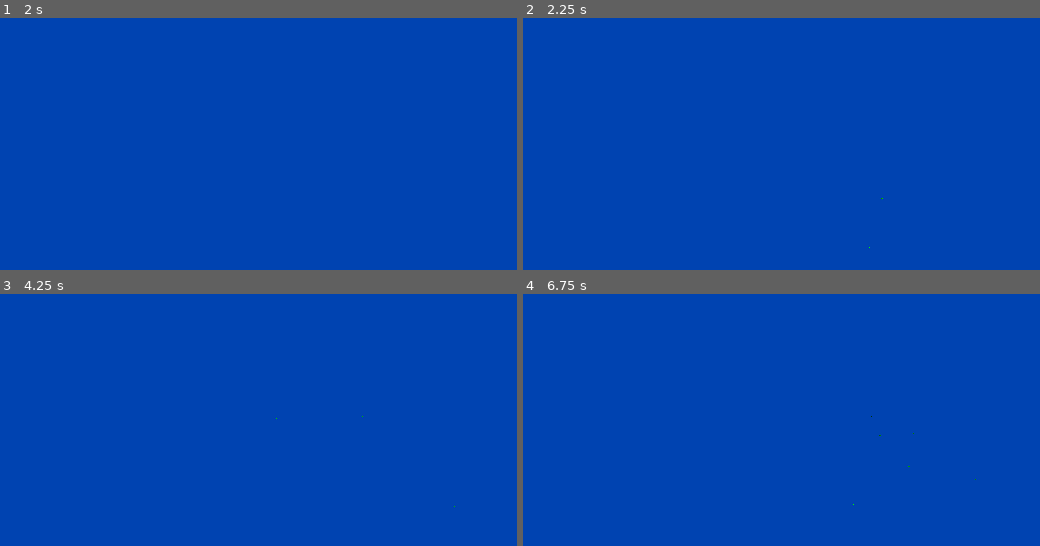
Above: before the commit, frames 1-4 (two rows, left to right).
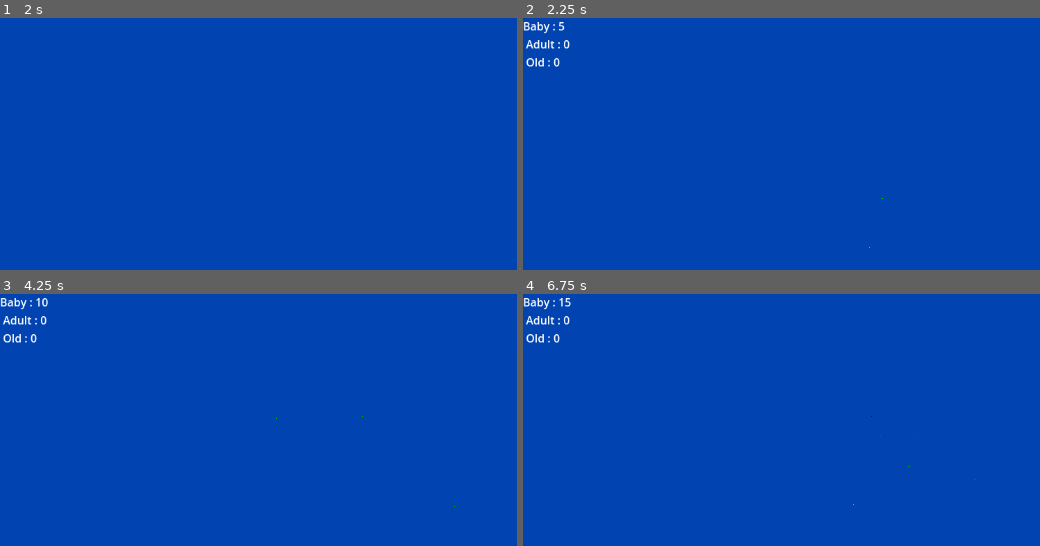
Above: after the commit, the same moments.

Repository: egoia/Boids
Game: Godot game, scene res://SCENES/main.tscn
Same seed, same stepped clock (60 frames per second), same inputs: the game is played once before the commit and once after it.
Inputs (mouse positions are in pixels of both pictures, inside the frame that each line leads up to):
- Up to frame 1 (2 s): tap Enter at 0.5 s; move the mouse to (outside the picture) at 0.52 s; click (outside the picture) at 0.67 s; tap Space at 1.25 s; drag from (237, 264) to (outside the picture) at 1.27 s
- Up to frame 2 (2.25 s): tap Enter at 2 s; move the mouse to (1003, 144) at 2.02 s; click (1003, 144) at 2.17 s
- Up to frame 3 (4.25 s): tap Space at 2.75 s; drag from (outside the picture) to (160, 450) at 2.77 s; tap Enter at 3.5 s; move the mouse to (outside the picture) at 3.52 s; click (outside the picture) at 3.67 s
- Up to frame 4 (6.75 s): tap Space at 4.25 s; drag from (683, 450) to (802, 407) at 4.27 s; move the mouse to (962, 518) at 5.02 s; click (962, 518) at 5.17 s; drag from (802, 407) to (760, 540) at 5.77 s; move the mouse to (outside the picture) at 6.52 s; click (outside the picture) at 6.67 s

Frame 1 is identical in both runs. In frame 2, 0.4% of the frame differs, in the area x 0-10%, y 1-20%; in frame 3, 0.5%; in frame 4, 0.5%.

Commit message:
compute shader doesn't work for now

Diff:
--- a/SCENES/fishoid.tscn
+++ b/SCENES/fishoid.tscn
@@ -4,7 +4,7 @@
 [ext_resource type="ArrayMesh" uid="uid://cgim6wtt50t85" path="res://VISUALS/MODELS/fish.res" id="2_8c5cs"]
 [ext_resource type="Resource" uid="uid://c4wgtnqkge7pj" path="res://CUSTOM_RESSOURCES/baboid.tres" id="2_bg8mm"]
 [ext_resource type="Material" uid="uid://cyrawh4y7yd1s" path="res://VISUALS/MATERIALS/kernel_red.tres" id="2_cfvei"]
-[ext_resource type="Script" path="res://SCENES/random_material.gd" id="3_1o7v0"]
+[ext_resource type="Script" uid="uid://djjsywe0mjlk1" path="res://SCRIPT/random_material.gd" id="3_1o7v0"]
 [ext_resource type="Resource" uid="uid://dsyagqj2pb1g6" path="res://CUSTOM_RESSOURCES/adultoid.tres" id="3_dmig1"]
 [ext_resource type="Resource" uid="uid://djwvj7vg7mjs6" path="res://CUSTOM_RESSOURCES/eldoid.tres" id="4_ymwh2"]
 [ext_resource type="Material" uid="uid://bph7g8jxqupyi" path="res://VISUALS/MATERIALS/kernel.tres" id="5_y7wrp"]
@@ -14,9 +14,9 @@
 
 [node name="Fishoid" type="Node3D"]
 script = ExtResource("1_2eug1")
-adult_age = 20.0
-old_age = 40.0
-death_age = 60.0
+adult_age = 25.0
+old_age = 60.0
+death_age = 90.0
 baby_stats = ExtResource("2_bg8mm")
 adult_stats = ExtResource("3_dmig1")
 old_stats = ExtResource("4_ymwh2")
--- a/SCENES/main.tscn
+++ b/SCENES/main.tscn
@@ -39,4 +39,11 @@
 transform = Transform3D(0.730162, -0.108065, 0.674674, 0, 0.987414, 0.158158, -0.683274, -0.115481, 0.720972, 50, 0, 50)
 current = true
 
+[node name="CanvasLayer" type="CanvasLayer" parent="."]
+follow_viewport_enabled = true
+
+[node name="Label" type="Label" parent="CanvasLayer"]
+offset_right = 40.0
+offset_bottom = 23.0
+
 [connection signal="child_exiting_tree" from="BoundingBox" to="BoundingBox" method="_on_child_exiting_tree"]
--- a/SCRIPT/bounding_box.gd
+++ b/SCRIPT/bounding_box.gd
@@ -8,6 +8,10 @@
 var boids : Array[Fishoid]
 var timer : float = 0
 
+var baby_count : int = 0
+var adult_count : int = 0
+var old_count : int = 0
+@onready var label: Label = $"../CanvasLayer/Label"
 
 const FISHOID = preload("res://SCENES/fishoid.tscn")
 
@@ -25,8 +29,16 @@
 		boids.assign(get_children().map(func(c) : if c is Fishoid : return c as Fishoid))
 		for boid in boids:
 			boid.set_boids(boids)
+	old_count = 0
+	adult_count = 0
+	baby_count = 0
 	for boid in boids:
 		_keep_in_bound(boid)
+		match boid.current_state :
+			Fishoid.State.OLD : old_count+=1
+			Fishoid.State.ADULT : adult_count+=1
+			Fishoid.State.BABY : baby_count+=1
+		label.text = "Baby : " + str(baby_count) + "\n Adult : " + str(adult_count) + "\n Old : " + str(old_count)
 
 
 func _keep_in_bound(boid : Node3D) -> void :
Not shown, added: SCRIPT/boid_compute.glsl
Not shown, added: SCRIPT/boid_compute.glsl.import
